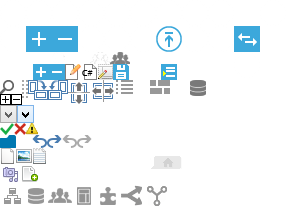
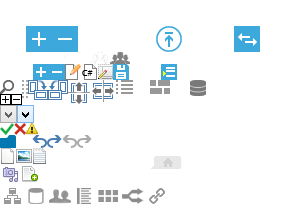
Revision of a layered 286 x 208 image; what changed, layer by layer:
added layer "Layer 1" in group "Sidebar" over (149, 188, 165, 204)
hid "Relation" over (147, 186, 167, 206)
painted on "ABtest" over (121, 185, 144, 206)
painted on "Modules" (2nd of 2, in "Sidebar") over (98, 187, 118, 205)
painted on "Sitetemplates" over (77, 187, 91, 205)
painted on "Memberships" over (48, 188, 72, 204)
renamed "Databases" to "Database", painted on it over (28, 188, 44, 204)
